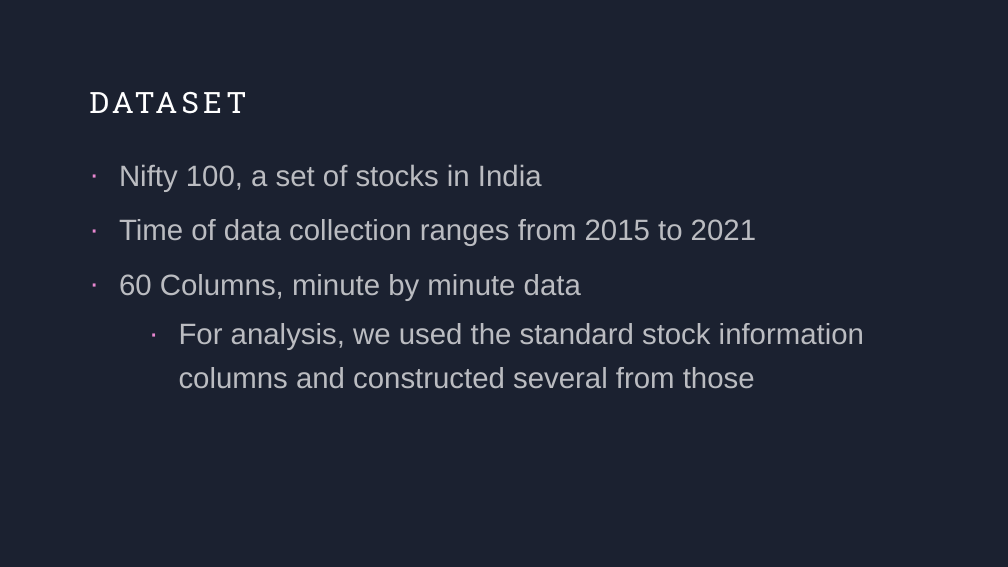
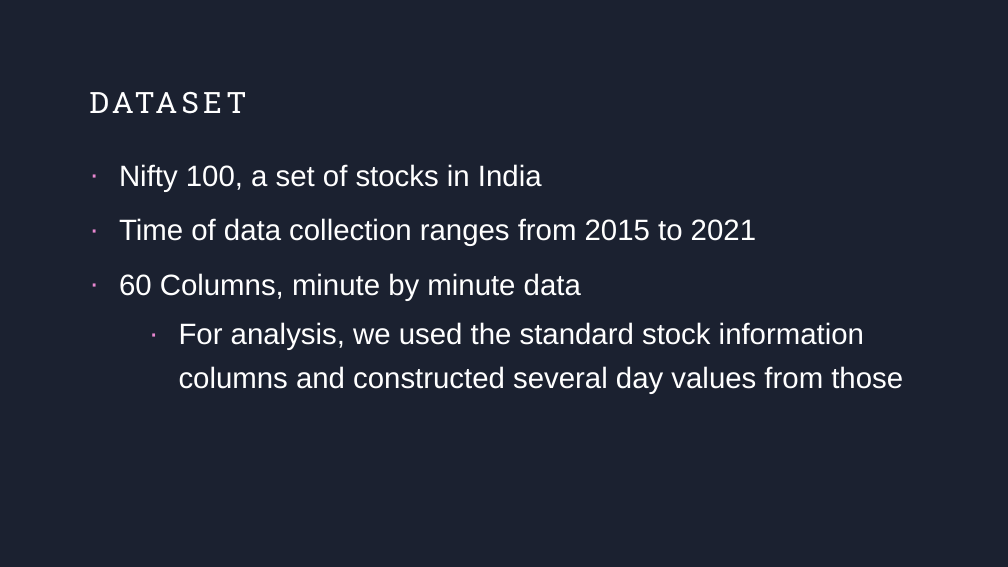
Before and after one commit to rstuder9090/Fall2022_Stat605_Group1_Project, a slide deck: slide 2 of Group1_Nifty500_Presentation.pptx. Drawn at 1008x567 pixels with LibreOffice and Linux fonts; fonts in the diff are those of the drawing. Boxes give left, top, right and bottom in pixels: in the first picture for what was removed or moved away, otherwise in the second. Text is boxed around its words. In the diff, an @@ line names an element or a change of style, - is before the commit and + after.

```diff
--- a/Group1_Nifty500_Presentation.pptx
+++ b/Group1_Nifty500_Presentation.pptx
@@ text at (119, 164, 756, 301): text colour #FFFFFF at 70% opacity to #FFFFFF in "Nifty 100, a set of stocks in ...", "Time of data collection ranges from 2015 ...", "60 Columns, minute by minute data" @@
@@ text at (179, 322, 903, 394): text changed; text colour #FFFFFF at 70% opacity to #FFFFFF @@
-    · For analysis, we used the standard stock information columns and constructed several from those
+    · For analysis, we used the standard stock information columns and constructed several day values from those
```
Also in this commit, not shown: 3 other slides changed, 1 slide added.
